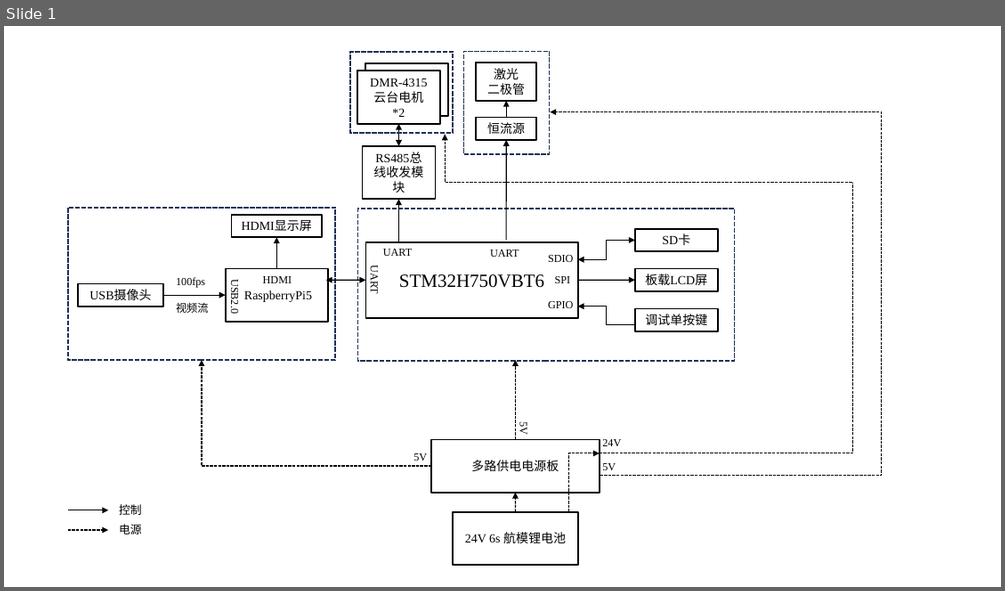
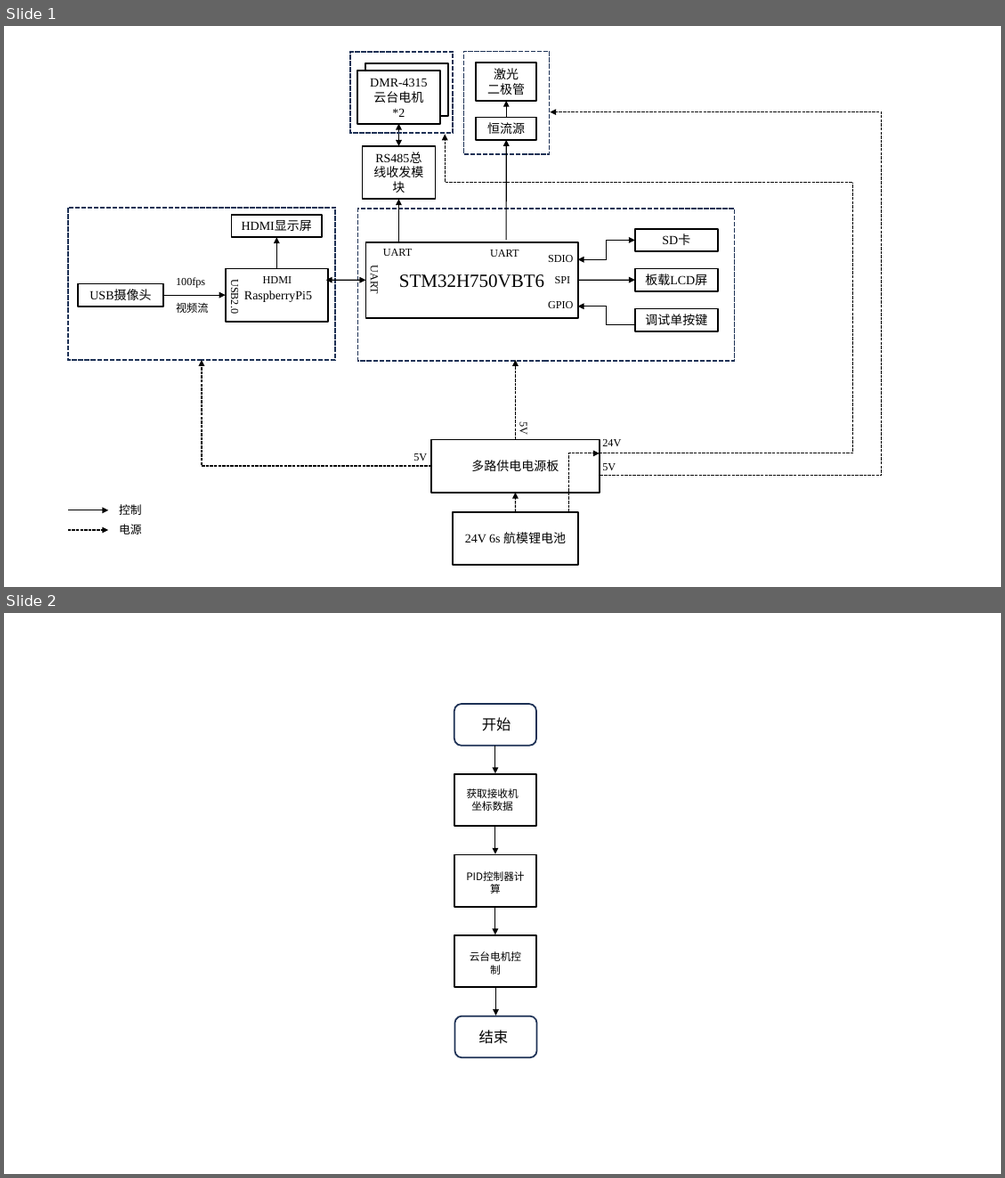
Before and after one commit to Mr-Pian/MSB_Project, a slide deck: Document/报告/一些框图.pptx. Shown one above the other, each under a label of ours: slide 1 before the commit, slides 1 and 2 after it. The pictures are 1005x591 and 1005x1178 pixels, drawn with LibreOffice and Linux fonts; fonts in the diff are those of the drawing. Boxes give left, top, right and bottom in pixels: in the first picture for what was removed or moved away, otherwise in the second. Text is boxed around its words. In the diff, an @@ line names an element or a change of style, - is before the commit and + after.

```diff
--- a/Document/报告/一些框图.pptx
+++ b/Document/报告/一些框图.pptx
@@ slide 2 added at box(4, 613, 1001, 1174), background #FFFFFF @@
@@ rounded rectangle added at box(454, 705, 536, 747), outline #1E3256 1.5 pt @@
@@ text added at box(482, 717, 511, 731), 14 pt, text #000000 @@
+开始
@@ arrow added from (495, 746) to (495, 774), #000000 1 pt @@
@@ rectangle added at box(454, 774, 536, 826), outline #000000 1.5 pt @@
@@ text added at box(467, 788, 518, 811), 10 pt, text #000000 @@
+获取接收机坐标数据
@@ arrow added from (495, 826) to (495, 854), #000000 1 pt @@
@@ rectangle added at box(454, 854, 536, 906), outline #000000 1.5 pt @@
@@ text added at box(457, 867, 534, 900), 10 pt, text #000000 @@
+PID控制器计算
@@ arrow added from (495, 907) to (495, 934), #000000 1 pt @@
@@ rectangle added at box(454, 935, 536, 987), outline #000000 1.5 pt @@
@@ text added at box(469, 951, 521, 974), 10 pt, text #000000 @@
+云台电机控制
@@ arrow added from (496, 987) to (496, 1015), #000000 1 pt @@
@@ rounded rectangle added at box(455, 1016, 537, 1058), outline #1E3256 1.5 pt @@
@@ text added at box(479, 1030, 509, 1044), 14 pt, text #000000 @@
+结束
```
Also in this commit, not shown: 1 other file.
